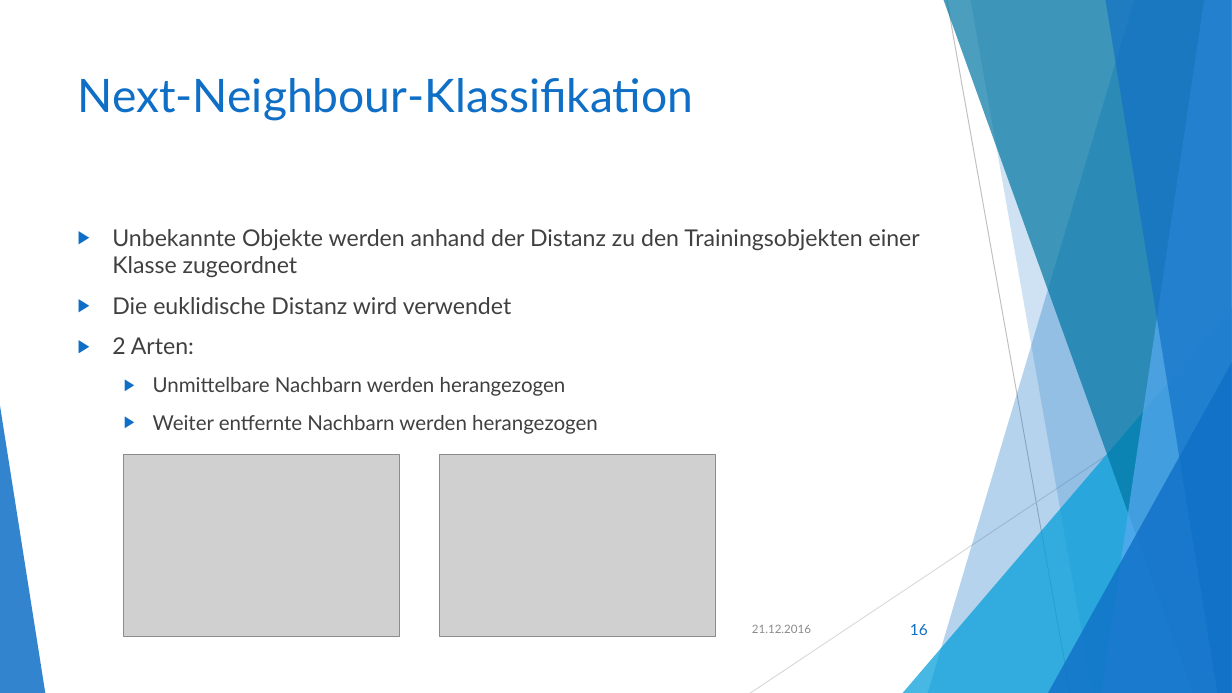
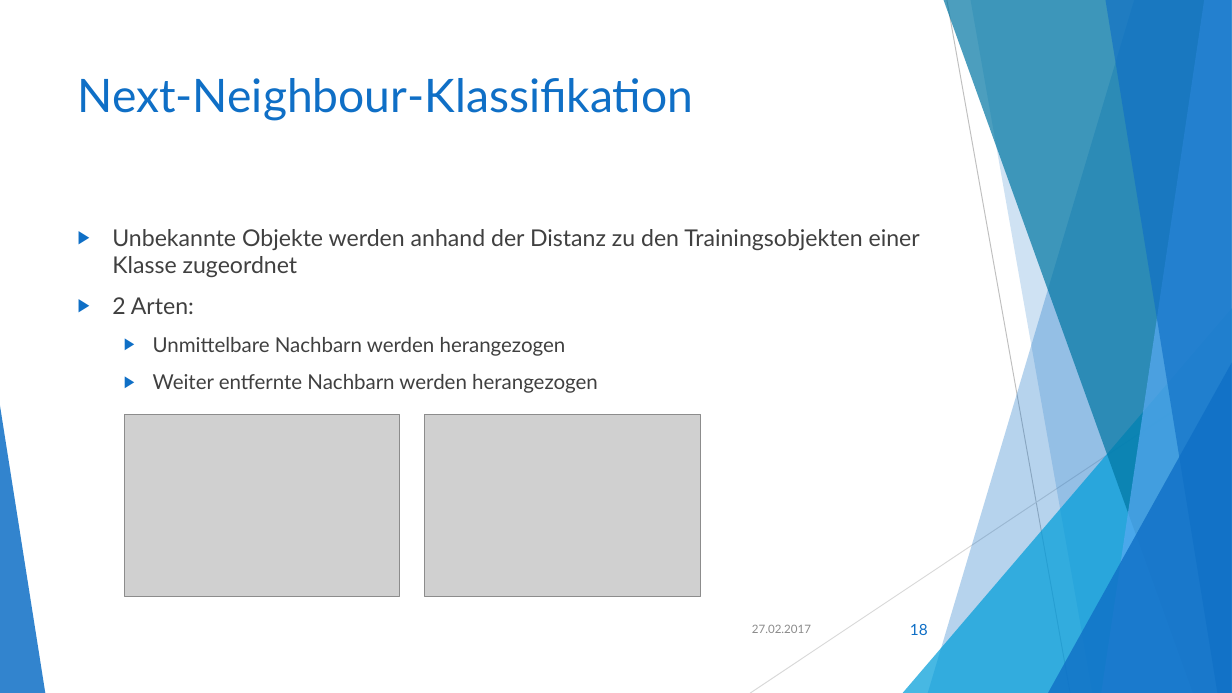
Before and after one commit to akio4800/fh, a slide deck: slide 18 of Klassifikation und Clustering.pptx (slide 16 before the commit). Drawn at 1232x693 pixels with LibreOffice and Linux fonts; fonts in the diff are those of the drawing; grey boxes stand for pictures. Boxes give left, top, right and bottom in pixels: in the first picture for what was removed or moved away, otherwise in the second. Text is boxed around its words. In the diff, an @@ line names an element or a change of style, - is before the commit and + after.

```diff
--- a/Klassifikation und Clustering.pptx
+++ b/Klassifikation und Clustering.pptx
@@ text at (112,297,512,314): paragraph removed @@
-▶ Die euklidische Distanz wird verwendet
@@ picture: place and size @@
-picture at (124,455,399,637)
+picture at (125,414,400,596)
@@ picture: place and size @@
-picture at (439,455,715,637)
+picture at (425,414,701,596)
@@ text at (752,625,811,633): text changed @@
-21.12.2016
+27.02.2017
@@ page number at (910,624,928,635): text changed @@
-16
+18
```
Also in this commit, not shown: 15 other slides changed, 3 slides added, 2 slides removed, 2 other files.
